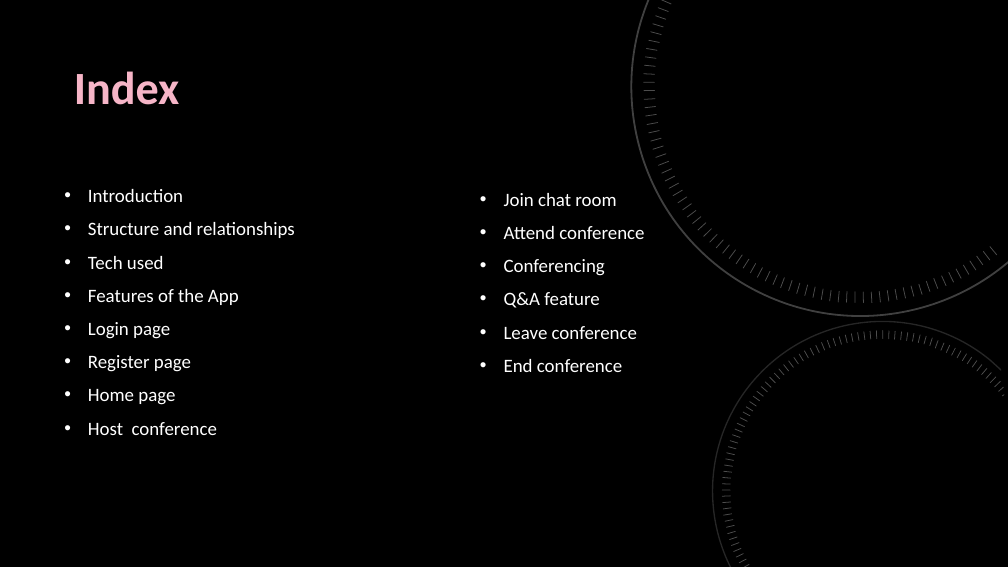
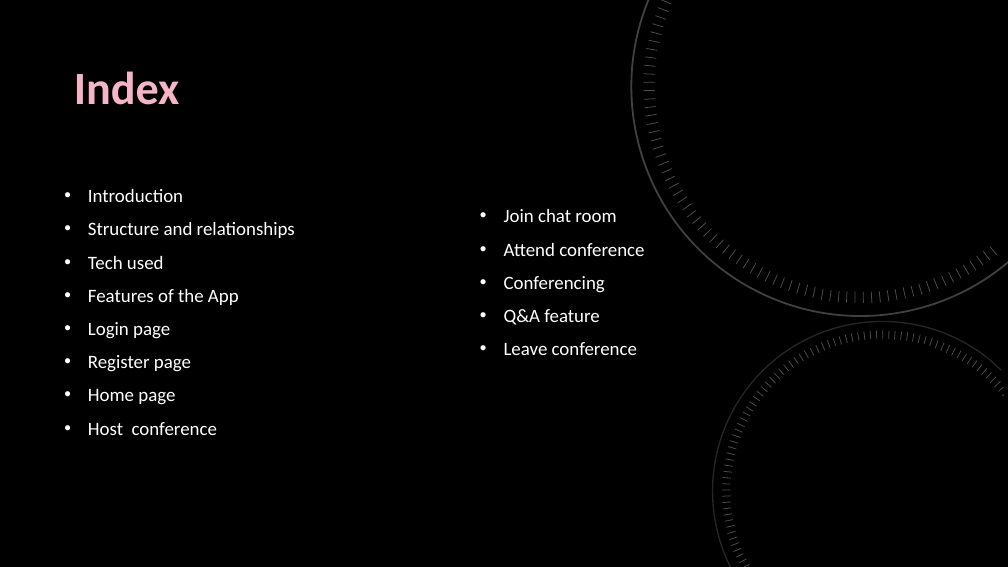
Before and after one commit to GroundMeet/Videoconf-Final, a slide deck: slide 2 of Group-22_ConferNow_SEproject.pptx. Drawn at 1008x567 pixels with LibreOffice and Linux fonts; fonts in the diff are those of the drawing; background and template pictures are left out. Boxes give left, top, right and bottom in pixels: in the first picture for what was removed or moved away, otherwise in the second. Text is boxed around its words. In the diff, an @@ line names an element or a change of style, - is before the commit and + after.

```diff
--- a/Group-22_ConferNow_SEproject.pptx
+++ b/Group-22_ConferNow_SEproject.pptx
@@ text at [504,359,622,372]: paragraph removed @@
-• End conference
```
Also in this commit, not shown: 1 other slide changed, 1 slide removed, 2 other files.
